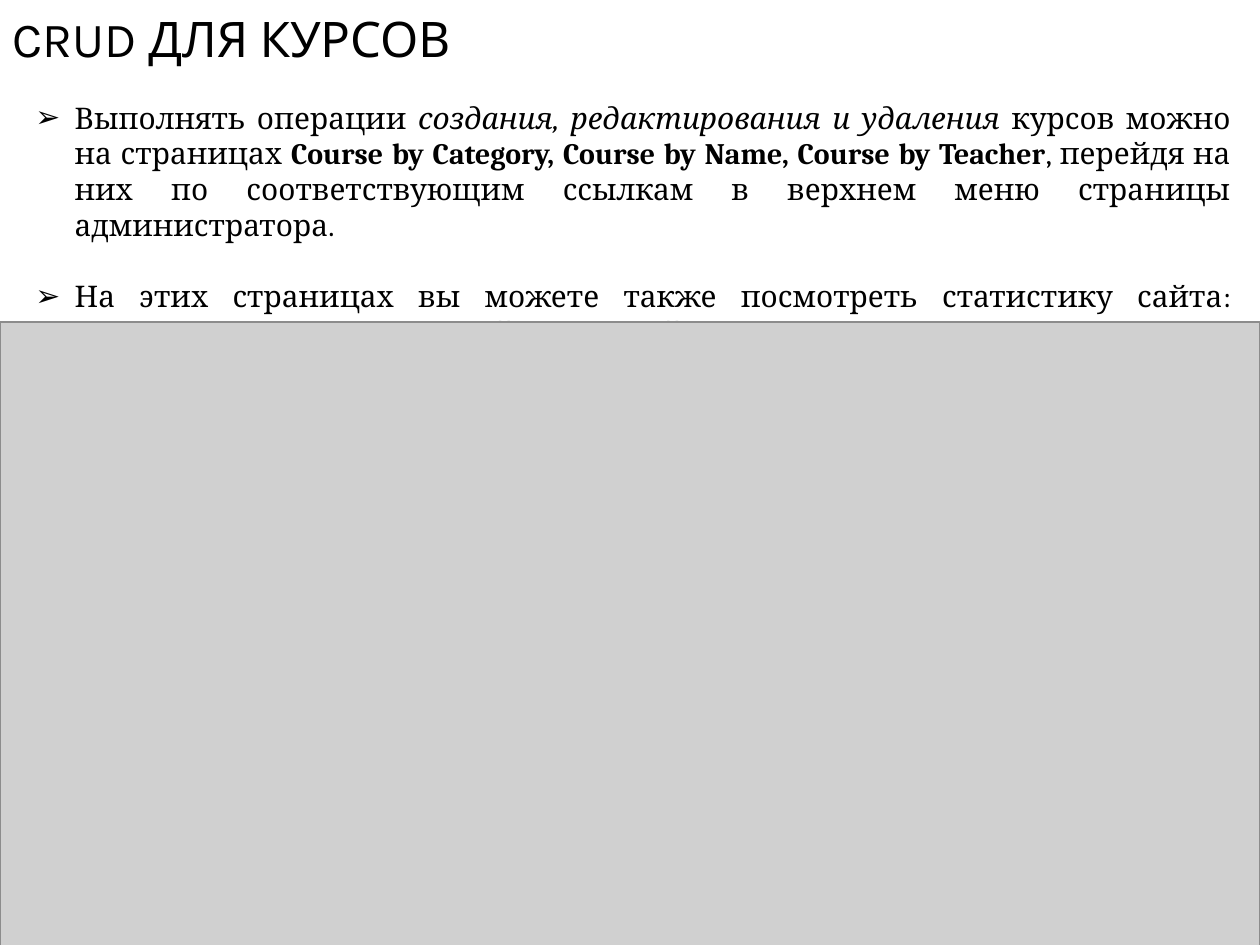
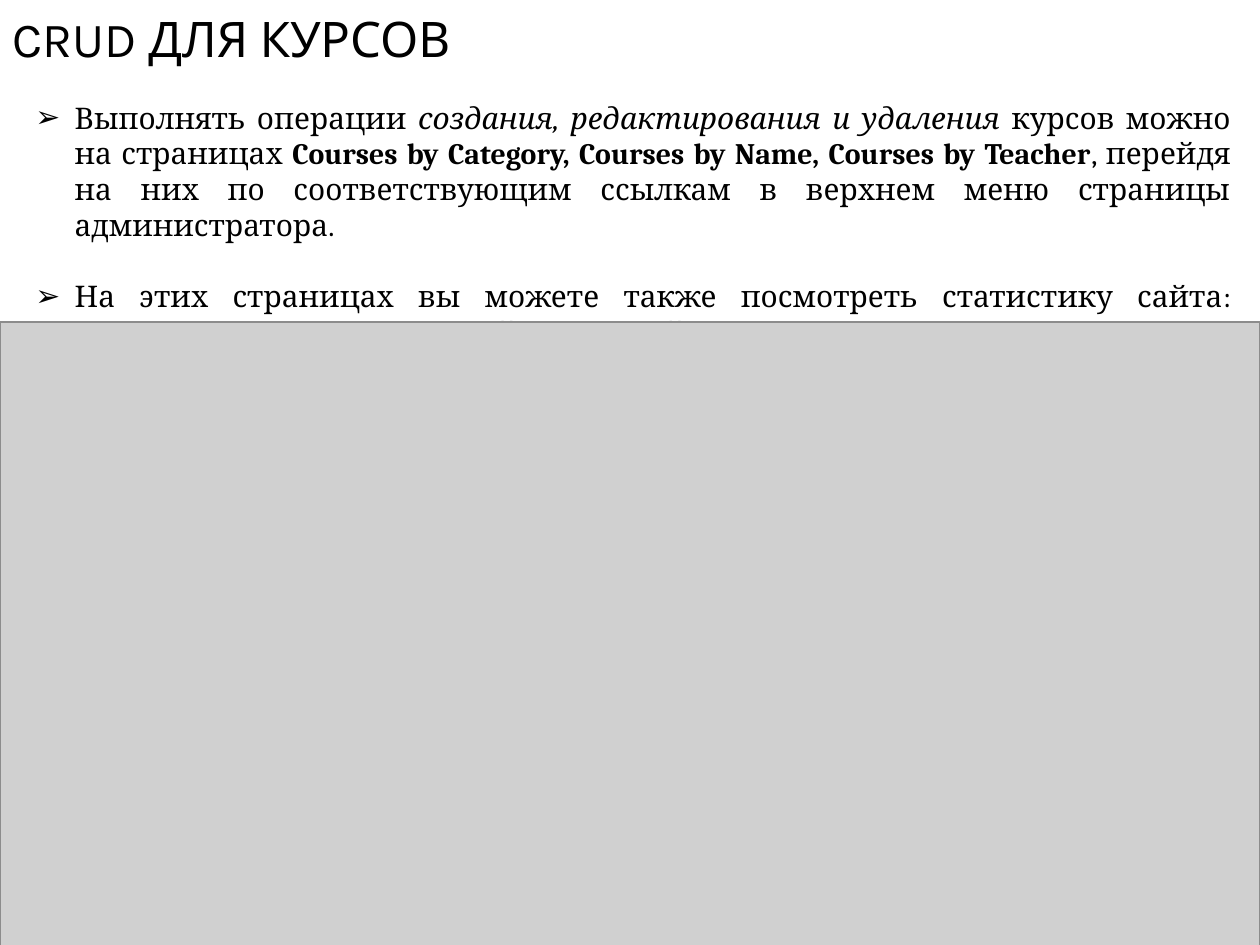
Before and after one commit to dimaatos/LEARNITmvc, a slide deck: slide 16 of Presentation.pptx. Drawn at 1260x945 pixels with LibreOffice and Linux fonts; fonts in the diff are those of the drawing; grey boxes stand for pictures. Boxes give left, top, right and bottom in pixels: in the first picture for what was removed or moved away, otherwise in the second. Text is boxed around its words. In the diff, an @@ line names an element or a change of style, - is before the commit and + after.

```diff
--- a/Presentation.pptx
+++ b/Presentation.pptx
@@ text at <box>75,106,1231,243</box>: text changed @@
-➢ Выполнять операции создания, редактирования и удаления курсов можно на страницах Course by Category, Course by Name, Course by Teacher, перейдя на них по соответствующим ссылкам в верхнем меню страницы администратора.
+➢ Выполнять операции создания, редактирования и удаления курсов можно на страницах Courses by Category, Courses by Name, Courses by Teacher, перейдя на них по соответствующим ссылкам в верхнем меню страницы администратора.
```
Also in this commit, not shown: 10 other slides changed, 1 other file.
